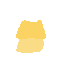
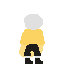
Two versions of the same layered image (64 x 64). Layer-by-layer changes:
added layer "Layer #2" above "Layer" over (x1=24, y1=14, x2=43, y2=64)
painted on "Layer" over (x1=16, y1=20, x2=46, y2=57)
